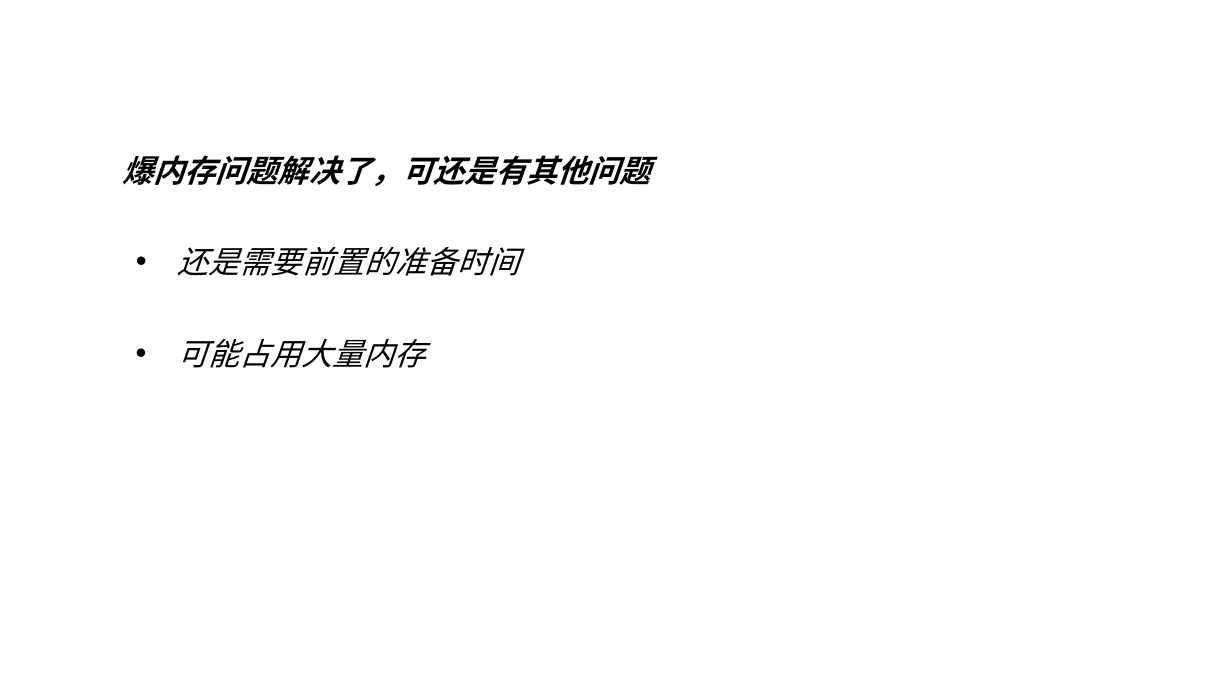
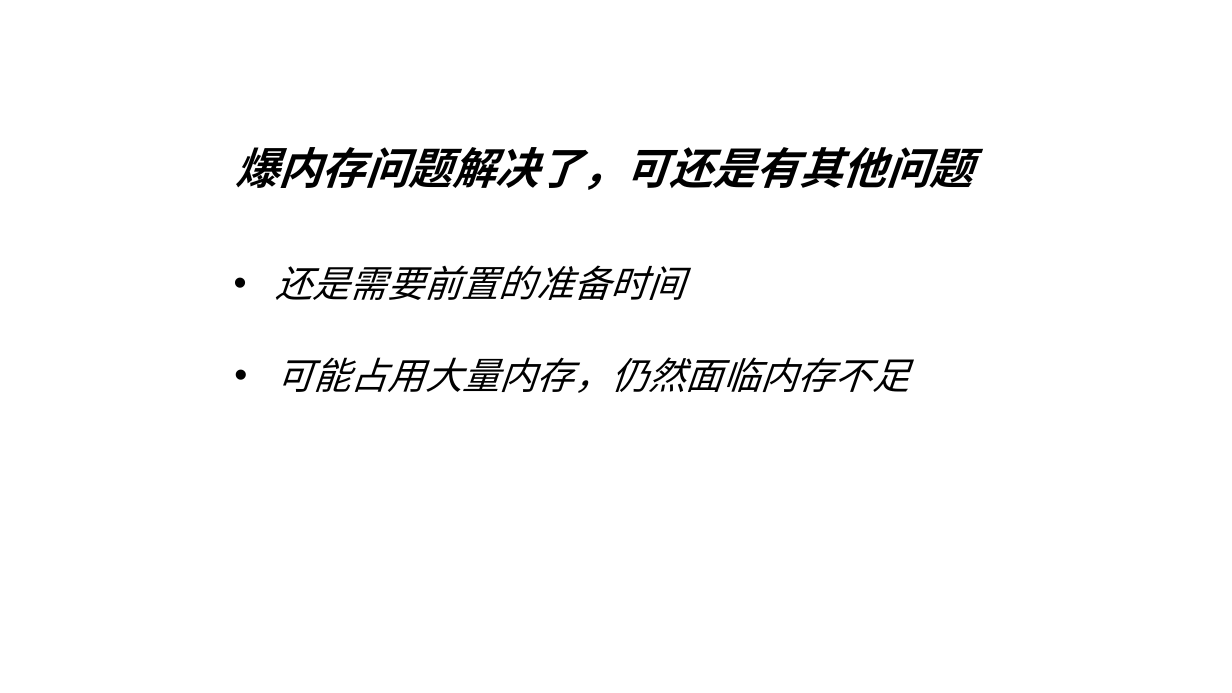
Before and after one commit to KEXUJIAN/stream-demo, a slide deck: slide 11 of stream.ppt (slide 8 before the commit). Drawn at 1232x693 pixels with LibreOffice and Linux fonts; fonts in the diff are those of the drawing. Boxes give left, top, right and bottom in pixels: in the first picture for what was removed or moved away, otherwise in the second. Text is boxed around its words. In the diff, an @@ line names an element or a change of style, - is before the commit and + after.

```diff
--- a/stream.ppt
+++ b/stream.ppt
@@ text "爆内存问题解决了，可还是有其他问题": place and size @@
-text "爆内存问题解决了，可还是有其他问题" at <box>123,155,652,186</box>
+text "爆内存问题解决了，可还是有其他问题" at <box>235,147,973,190</box>
@@ text "爆内存问题解决了，可还是有其他问题" at <box>235,147,973,190</box>: size 20 to 28 pt @@
@@ text "还是需要前置的准备时间": place and size @@
-text "还是需要前置的准备时间" at <box>178,247,520,276</box>
+text "还是需要前置的准备时间" at <box>275,265,685,300</box>
@@ text "还是需要前置的准备时间" at <box>275,265,685,300</box>: size 20 to 24 pt @@
@@ text at <box>276,357,909,393</box>: text changed; size 20 to 24 pt @@
-• 可能占用大量内存
+• 可能占用大量内存，仍然面临内存不足
```
Also in this commit, not shown: 15 other slides changed, 4 slides added, 2 slides removed, 3 other files.
